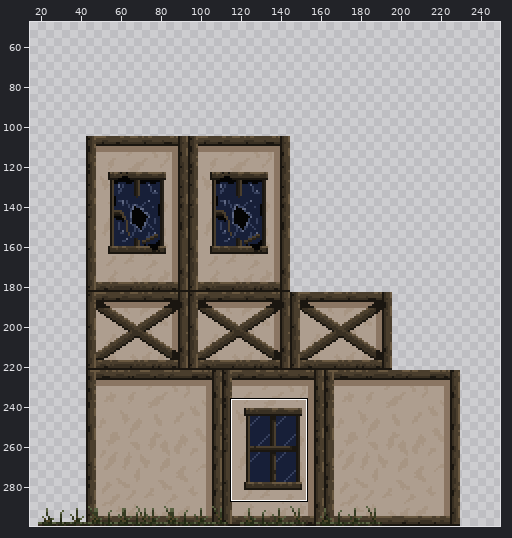
Sprite sheet -- raid/Assets/Art/Backroung Sprites/Houses/House_Panel_3.png. Above, an overview of the earlier version with the close-up marked.
Close-up. Old version:
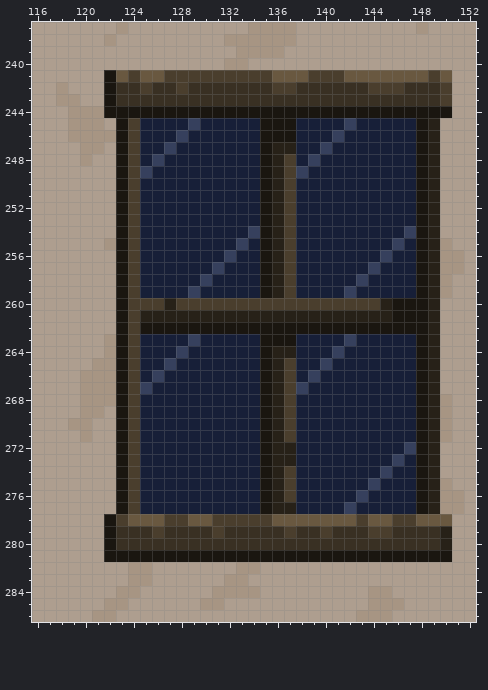
The file is 211x195 pixels. Pixels under 10% opacity are left out. Colours within 5 levels of each other are drawn and written as one. Shown: x 116..152, y 237..286. The old version is drawn lined up with the new one, on the new canvas. The wide view leaves out empty margins. The commit also changed other parts of the picture, which this record leaves out.
The result:
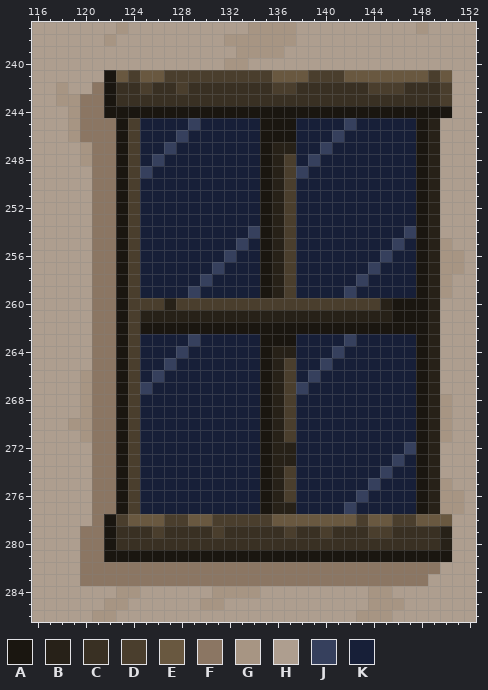
Palette (. is transparent): A #1a1610  B #272118  C #393023  D #4a3e2d  E #695840  F #8b7663  G #a79583  H #ae9e8f  J #36405d  K #171f38
The exact change:
canvas 211x195 -> 250x300, the old top-left corner now at 19,105
y 242: x 121 H -> F
y 243: x 120..121 HH -> FF
y 244: x 120..121 GG -> FF
y 245: x 120..122 GGH -> FFF
y 246: x 120..122 GGG -> FFF
y 247: x 121..122 GH -> FF
y 248..254: x 121..122 HH -> FF
y 255: x 121..122 HG -> FF
y 256..262: x 121..122 HH -> FF
y 263..264: x 121..122 HG -> FF
y 265..268: x 121..122 GG -> FF
y 269: x 121..122 GH -> FF
y 270..277: x 121..122 HH -> FF
y 278: x 121 H -> F
y 279..281: x 120..121 HH -> FF
y 282: x 120..149 HHHHGGHHHHHHHGGHHHHHHHHHHHHHHH -> FFFFFFFFFFFFFFFFFFFFFFFFFFFFFF
y 283: x 120..148 HHHHGGHHHHHHGGHHHHHHHHHHHHHHH -> FFFFFFFFFFFFFFFFFFFFFFFFFFFFF
